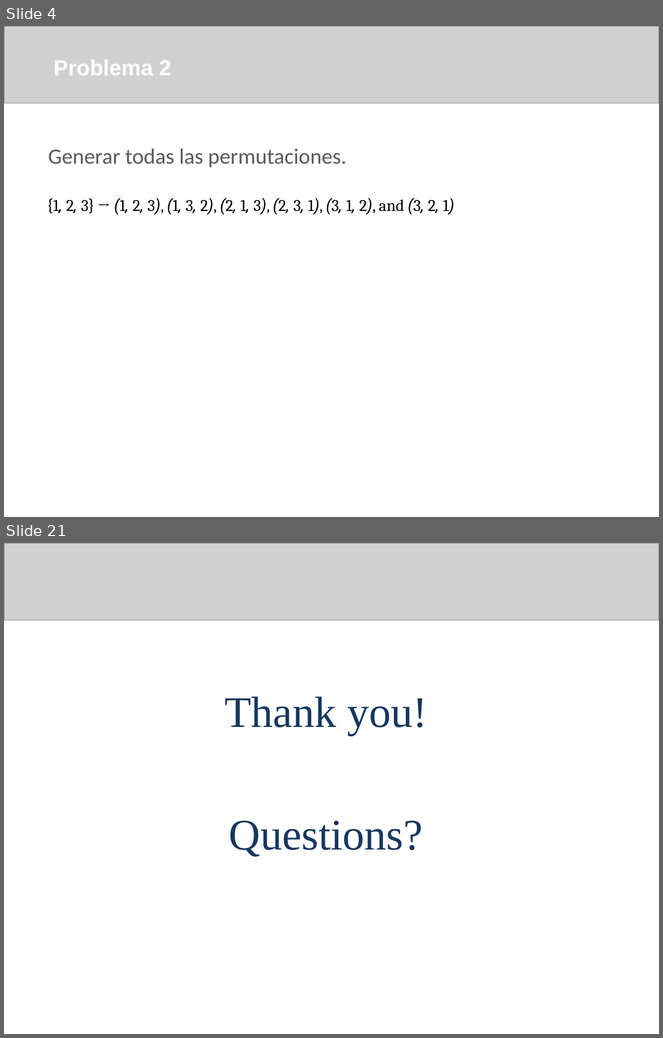
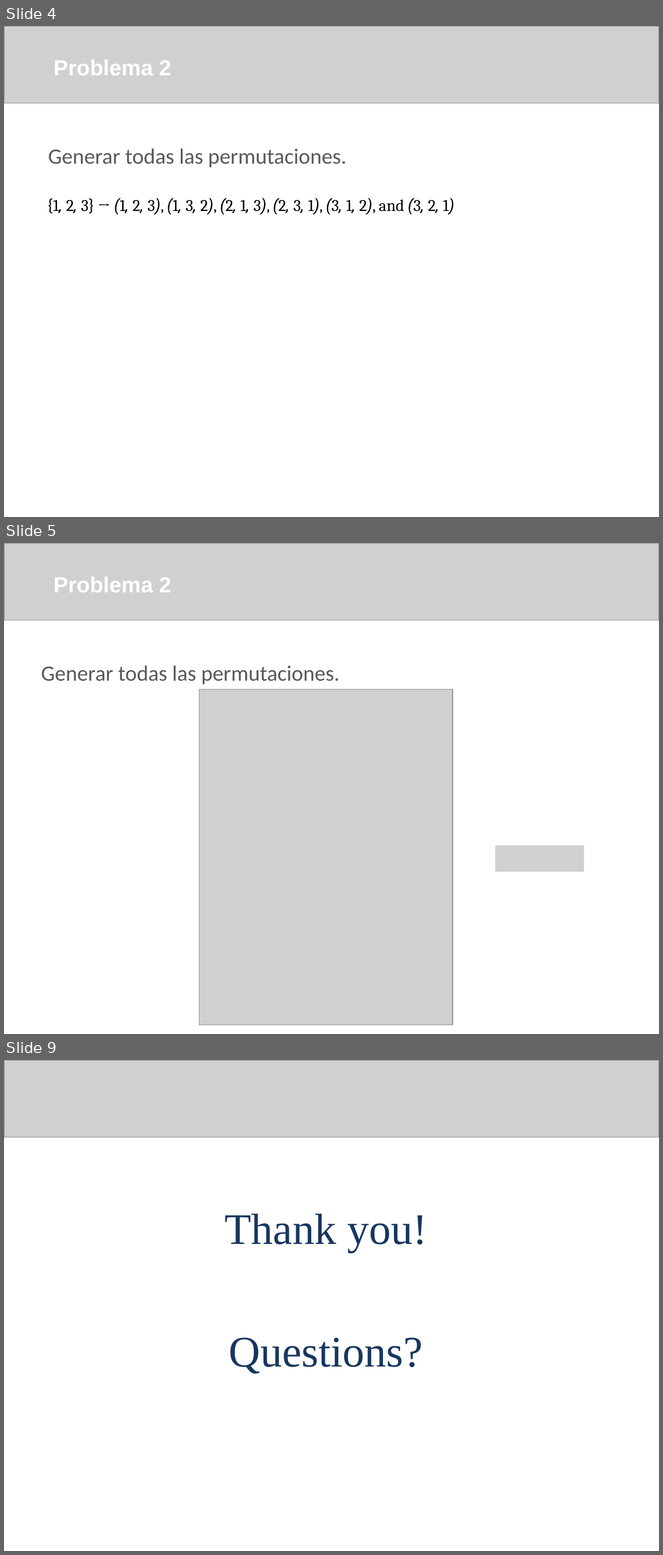
Before and after one commit to arleserp/competitiveProgramming, a slide deck: bitmasks subsets and permutations/Bitmasks.pptx. Shown one above the other, each under a label of ours: slides 4 and 21 before the commit, slides 4, 5 and 9 after it; the slides between them are not shown. The pictures are 663x1038 and 663x1555 pixels, drawn with LibreOffice and Linux fonts; fonts in the diff are those of the drawing; grey boxes stand for pictures; background and template pictures are left out. Boxes give left, top, right and bottom in pixels: in the first picture for what was removed or moved away, otherwise in the second. Text is boxed around its words. In the diff, an @@ line names an element or a change of style, - is before the commit and + after.

```diff
--- a/bitmasks subsets and permutations/Bitmasks.pptx
+++ b/bitmasks subsets and permutations/Bitmasks.pptx
@@ slide 5 added at box(4, 543, 659, 1034), background picture (left out) @@
@@ picture added at box(4, 543, 659, 620) @@
@@ text added at box(53, 577, 171, 592), 24 pt, text #FFFFFF, bold @@
+Problema 2
@@ text added at box(41, 666, 339, 684), 24 pt, text #595959 @@
+Generar todas las permutaciones.
@@ picture added at box(199, 689, 453, 1025) @@
@@ picture added at box(495, 846, 584, 872) @@
@@ what was slide 21 is now slide 9 @@
```
Also in this commit, not shown: 1 slide changed, 3 other slides added, 16 slides removed, 9 other files.
